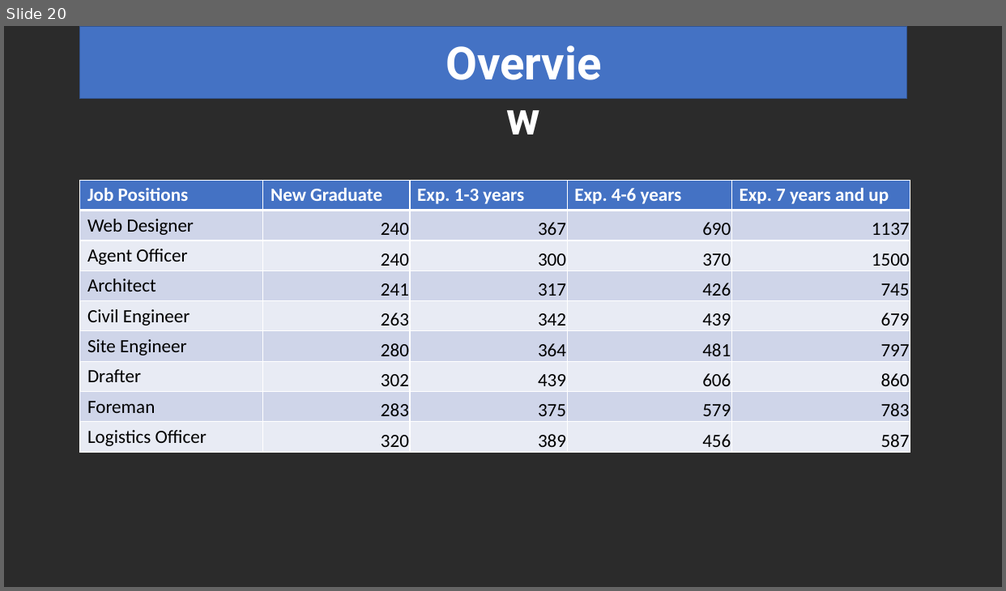
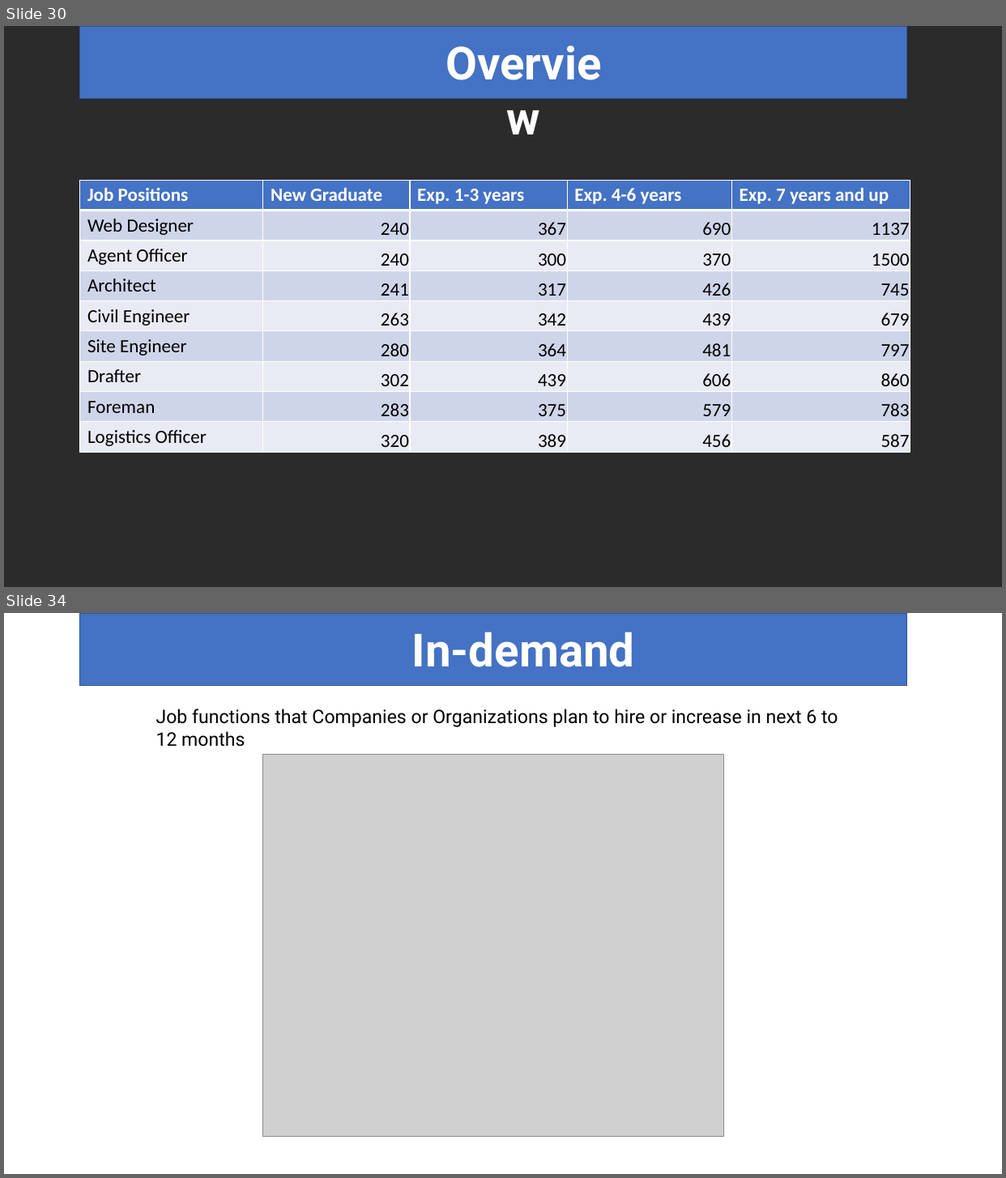
Before and after one commit to Phoud/108salarysurvey2, a slide deck: Presentation/Presentation.pptx. Shown one above the other, each under a label of ours: slide 20 before the commit, slides 30 and 34 after it; the slides between them are not shown. The pictures are 1006x591 and 1006x1178 pixels, drawn with LibreOffice and Linux fonts; fonts in the diff are those of the drawing; grey boxes stand for pictures; background and template pictures are left out; a plain dark background stands for a picture behind light text. Boxes give left, top, right and bottom in pixels: in the first picture for what was removed or moved away, otherwise in the second. Text is boxed around its words. In the diff, an @@ line names an element or a change of style, - is before the commit and + after.

```diff
--- a/Presentation/Presentation.pptx
+++ b/Presentation/Presentation.pptx
@@ slide 34 added at bbox=[4, 613, 1002, 1174], background picture (left out) @@
@@ rectangle added at bbox=[80, 613, 908, 686], fill #4472C4, outline #325491 1 pt @@
@@ text added at bbox=[412, 632, 635, 727], 44 pt, text #FFFFFF, bold @@
+In-demand Positions
@@ text added at bbox=[156, 709, 838, 747], 18 pt, text #000000 @@
+Job functions that Companies or Organizations plan to hire or increase in next 6 to 12 months
@@ picture added at bbox=[263, 754, 723, 1136] @@
@@ what was slide 20 is now slide 30 @@
```
Also in this commit, not shown: 16 slides changed, 13 other slides added, 2 slides removed, 20 other files.
